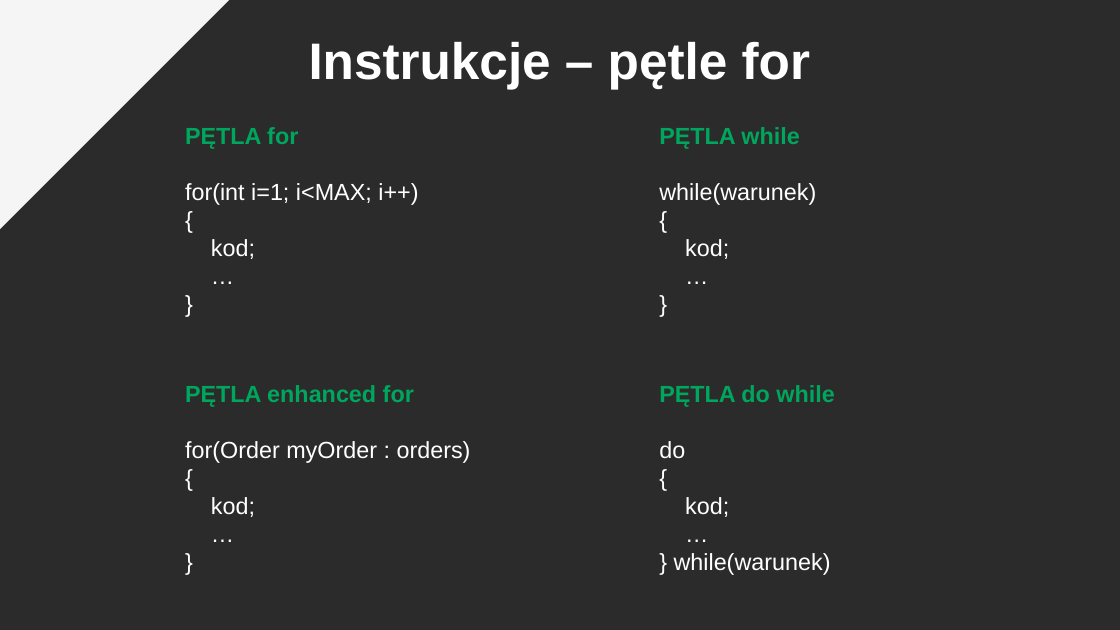
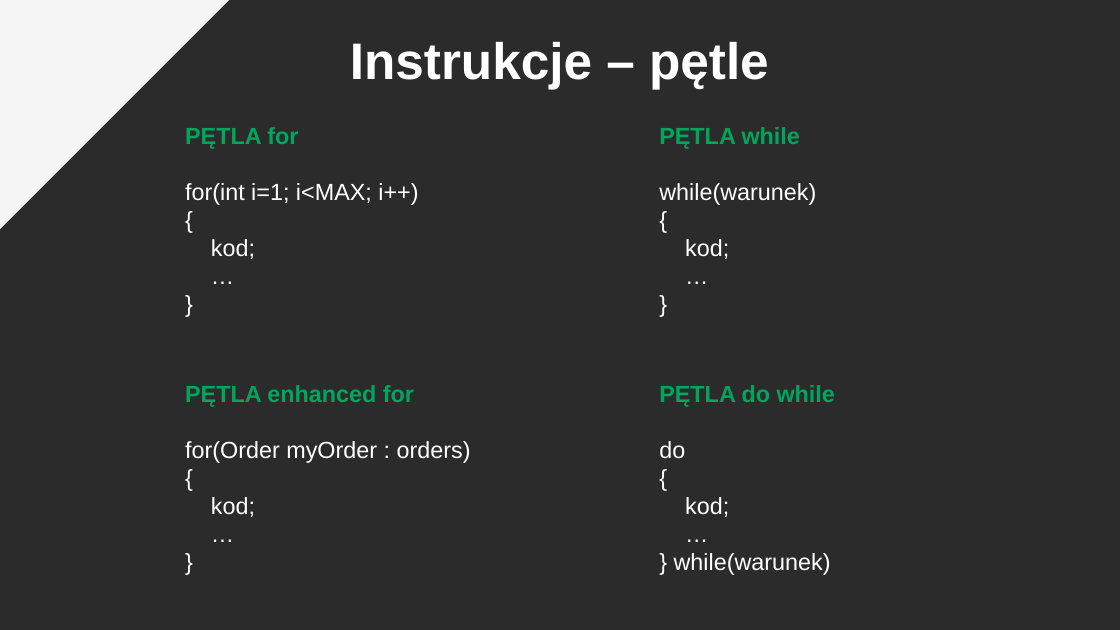
Before and after one commit to pkrajnik/WprowadzenieDoJava4Zajecia, a slide deck: slide 12 of WprowadzenieDoJezykaJAVA_v2_PiotrKrajnik.pptx. Drawn at 1120x630 pixels with LibreOffice and Linux fonts; fonts in the diff are those of the drawing; background and template pictures are left out; a plain dark background stands for a picture behind light text. Boxes give left, top, right and bottom in pixels: in the first picture for what was removed or moved away, otherwise in the second. Text is boxed around its words. In the diff, an @@ line names an element or a change of style, - is before the commit and + after.

```diff
--- a/WprowadzenieDoJezykaJAVA_v2_PiotrKrajnik.pptx
+++ b/WprowadzenieDoJezykaJAVA_v2_PiotrKrajnik.pptx
@@ text at (x1=350, y1=42, x2=769, y2=89): text changed @@
-Instrukcje – pętle for
+Instrukcje – pętle
```
Also in this commit, not shown: 1 other slide changed.
